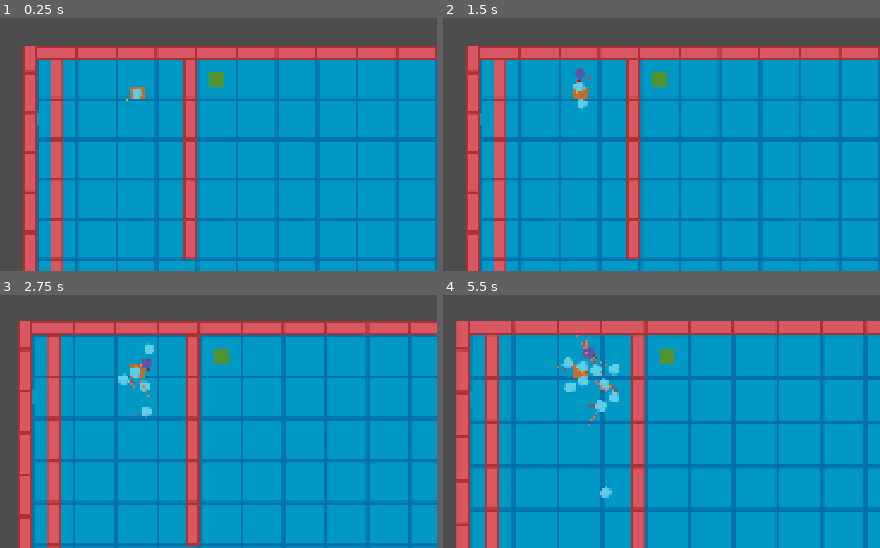
Above: before the commit, frames 1-4 (two rows, left to right).
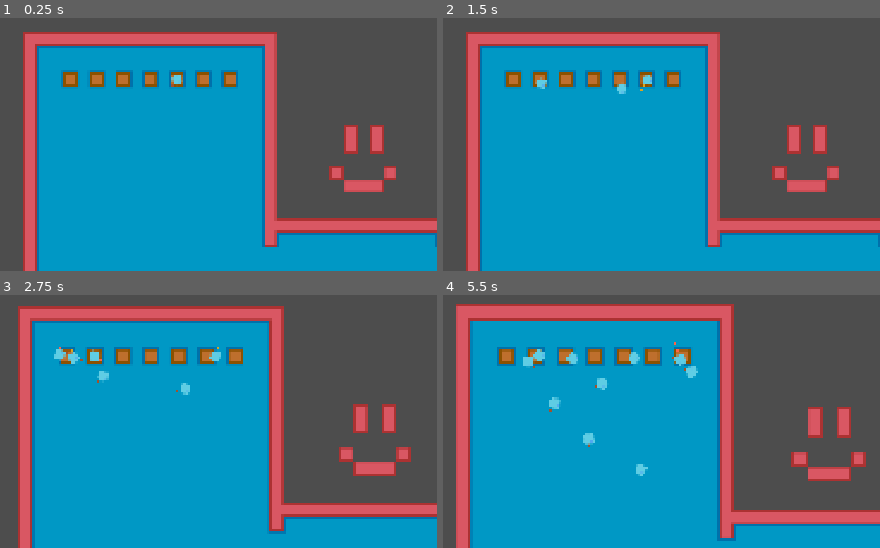
Above: after the commit, the same moments.

Repository: djairoh/crowdSim
Game: Godot game, scene res://scenes/crowd_manager.tscn
Two runs of this game, one before a commit and one after it. Both use one fixed random seed, a clock stepped at 60 frames per second and the inputs below.
Inputs (mouse positions are in pixels of both pictures, inside the frame that each line leads up to):
- Up to frame 1 (0.25 s): no input
- Up to frame 2 (1.5 s): tap Enter at 0.5 s; drag from (578, 93) to (outside the picture) at 0.52 s; tap R (resetCamera) at 1.25 s; drag from (578, 73) to (outside the picture) at 1.27 s
- Up to frame 3 (2.75 s): move the mouse to (139, 363) at 2.02 s; hold Mouse wheel up (zoomIn) from 2.03 s (still down); click (139, 363) at 2.17 s
- Up to frame 4 (5.5 s): release Mouse wheel up (zoomIn) at 2.75 s; drag from (587, 386) to (outside the picture) at 2.77 s; drag from (569, 381) to (521, 322) at 3.52 s; drag from (582, 381) to (604, 482) at 4.27 s; move the mouse to (582, 353) at 5.02 s; hold Mouse wheel up (zoomIn) from 5.03 s (still down); click (582, 353) at 5.17 s

The runs differ from the first frame. In frame 1, 49% of the frame differs, in the area x 5-100%, y 5-100%; in frame 2, 49%; in frame 3, 51%; in frame 4, 53%, in the area x 2-100%, y 3-100%.

Commit message:
Fix repulsion bugs and clean up code

Diff:
--- a/scenes/crowd_manager.tscn
+++ b/scenes/crowd_manager.tscn
@@ -1,13 +1,13 @@
 [gd_scene format=3 uid="uid://37eitlkio1jt"]
 
 [ext_resource type="Script" uid="uid://bmn3swhh128pg" path="res://scripts/CrowdManager.gd" id="1_pyr1s"]
+[ext_resource type="PackedScene" uid="uid://btjvo4a8pdby5" path="res://scenes/levels/test_level.tscn" id="2_ikxhy"]
 [ext_resource type="Script" uid="uid://sddjjqha0rpt" path="res://scripts/camera.gd" id="2_y2edp"]
-[ext_resource type="PackedScene" uid="uid://3qbsm3k1q0a0" path="res://scenes/levels/test_wallrepulsion.tscn" id="3_8dgo1"]
 
 [node name="CrowdManager" type="Node2D" unique_id=1329783422]
 script = ExtResource("1_pyr1s")
 
-[node name="level" parent="." unique_id=1906395005 instance=ExtResource("3_8dgo1")]
+[node name="level" parent="." unique_id=820105770 instance=ExtResource("2_ikxhy")]
 
 [node name="Camera2D" type="Camera2D" parent="." unique_id=1584936411]
 script = ExtResource("2_y2edp")
--- a/scripts/Agent.gd
+++ b/scripts/Agent.gd
@@ -61,8 +61,12 @@
 
 	# Simplified Eq. (3), beta_i = 0
 	# Paper uses equation to get desired position p_i[n+1]
-	# But Godot move_and_slide requires velocity, which is obtained from displacement
-	# So we modify this equation to get the displacement instead
+	# But Godot move_and_slide requires velocity.
+	# Instead of desired position, we use the change in position (displacement) to get velocity
+	#
+	# So we modify this equation for displacement
+	# p_i[n] = p_i[n-1] + alpha_i * v_i[n] * f_to * T + r_i
+	# p_i[n] - p_i[n-1] = alpha_i * v_i[n] * f_to * T + r_i
 	# displacement = alpha_i * v_i[n] * f_to * T + r_i
 	var displacement: Vector2 = (
 		alpha_i
@@ -72,10 +76,10 @@
 		+ r_i
 	)
 
-	# TODO: position calculation is not implemented as it is in the paper.
+	# DEPRECATED: position calculation is not implemented as it is in the paper.
 	#velocity = f_to * max_speed
 
-	# Position calculation adapted from the paper
+	# Position calculation adapted from the paper.
 	velocity = displacement / delta
 
 	# Only update rotation when moving
@@ -87,6 +91,7 @@
 
 func _draw():
 	forces._draw()
+	repulsion._draw()
 
 func _on_input_event(_viewport: Node, event: InputEvent, _shape_idx: int) -> void:
 		if event is InputEventMouseButton and event.button_index == MOUSE_BUTTON_LEFT and event.pressed:
--- a/scripts/repulsion.gd
+++ b/scripts/repulsion.gd
@@ -14,19 +14,18 @@
 
 @onready var parent: CrowdAgent = get_parent()
 @onready var repulsion_collision: CollisionShape2D = %CollisionShape2D
-@onready var wall_ray_right: RayCast2D = %right
 @onready var wall_repulsion_rays: Node2D = %WallRepulsionRays
 
-# Agent's Repulsion Area collision box radius currently set to the same size as Agent radius
+# Agent's Repulsion Area collision box radius
 # Agent's personal space (ε_i)
 # ε_i
-@export var personal_space: float = 4.0:
+@export var personal_space: float = 2.0:
 	set(value):
 		personal_space = max(value, 0.0)
 
 		if is_node_ready():
 			_update_repulsion_area()
-
+			_update_wall_ray_length()
 
 # track overlapping obstacles and agents
 var overlapping_obstacles: Dictionary = {}
@@ -110,7 +109,7 @@
 		var overlap: float = AGENT_RADIUS + personal_space - wall_hit_distance
 
 		if overlap <= 0.0:
-			return
+			continue
 
 		# Eq. (11) -> (n_w * (r_i + ε_i - d_wi)) / d_wi
 		var wall_repulsion = wall_hit_normal * overlap / wall_hit_distance
@@ -141,11 +140,11 @@
 
 		# Radii of obstacle k
 		# TODO: get an actual one
-		var r_d: float = AGENT_RADIUS
+		var r_k: float = AGENT_RADIUS
 
 		# Calculating amount of overlap
-		# r_i + ε_i + r_d - d_ki
-		var overlap: float = r_i + personal_space + r_d - d_ki
+		# r_i + ε_i + r_k - d_ki
+		var overlap: float = r_i + personal_space + r_k - d_ki
 
 		 # Only check if personal space overlap
 		if overlap <= 0.0:
@@ -153,8 +152,7 @@
 
 		# Calculating direction away from k
 		# (p_i - p_k) / d_ji is the direction from k toward i
-		# var direction_away = away_vector / d_ki_m
-		var direction_away = away_vector.normalized()
+		var direction_away = away_vector / d_ki
 
 		# Eq. (12)
 		F_r_ob += direction_away * overlap
@@ -194,8 +192,7 @@
 
 		# Calculating direction away from j
 		# (p_i - p_j) / d_ji is the direction from j toward i
-		# var direction_away = away_vector / d_ji_m
-		var direction_away = away_vector.normalized()
+		var direction_away = away_vector / d_ji
 
 		# Eq. (13)
 		F_r_ot += direction_away * overlap
@@ -203,9 +200,9 @@
 func _draw():
 	# not technically an internal function as Node2D is not a canvasitem. we call this function from the parent instead.
 	if parent:
-		parent.draw_line(Vector2(0,0), F_r_wa*10, Color.REBECCA_PURPLE, 1.0)
-		parent.draw_line(Vector2(0,0), F_r_ob*10, Color.BLUE_VIOLET, 1.0)
-		parent.draw_line(Vector2(0,0), F_r_ob*10, Color.WEB_PURPLE, 1.0)
+		parent.draw_line(Vector2(0,0), F_r_wa*10, Color.RED, 1.0)
+		parent.draw_line(Vector2(0,0), F_r_ob*10, Color.GREEN, 1.0)
+		parent.draw_line(Vector2(0,0), F_r_ot*10, Color.PURPLE, 1.0)
 
 func _on_repulsion_area_2d_body_entered(body: Node2D) -> void:
 	if body == parent:
